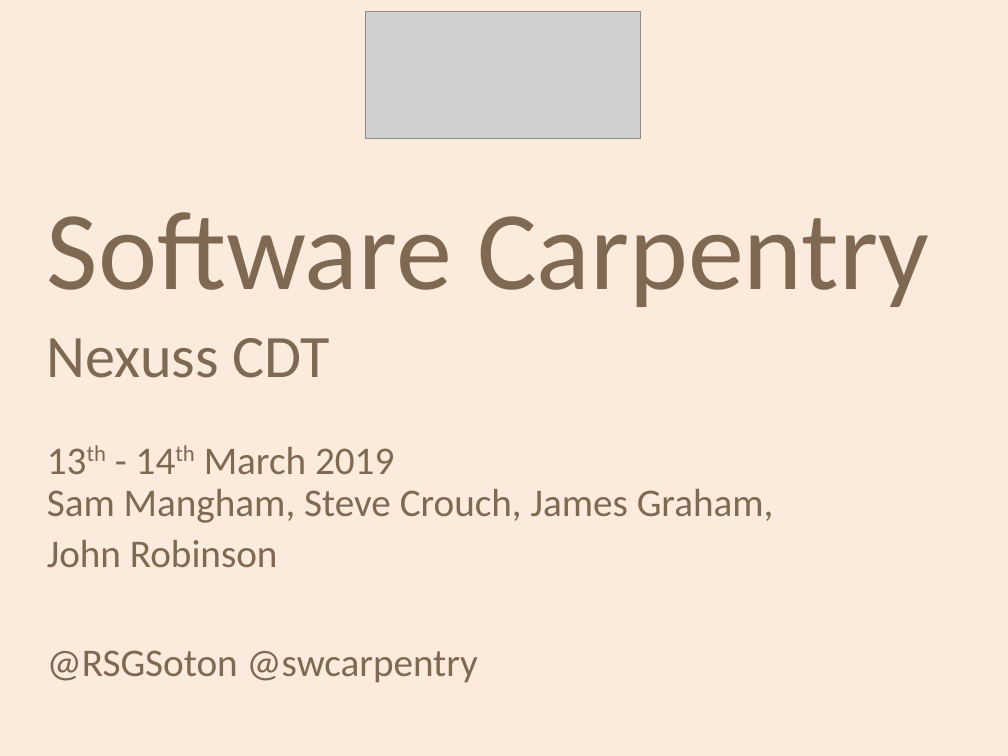
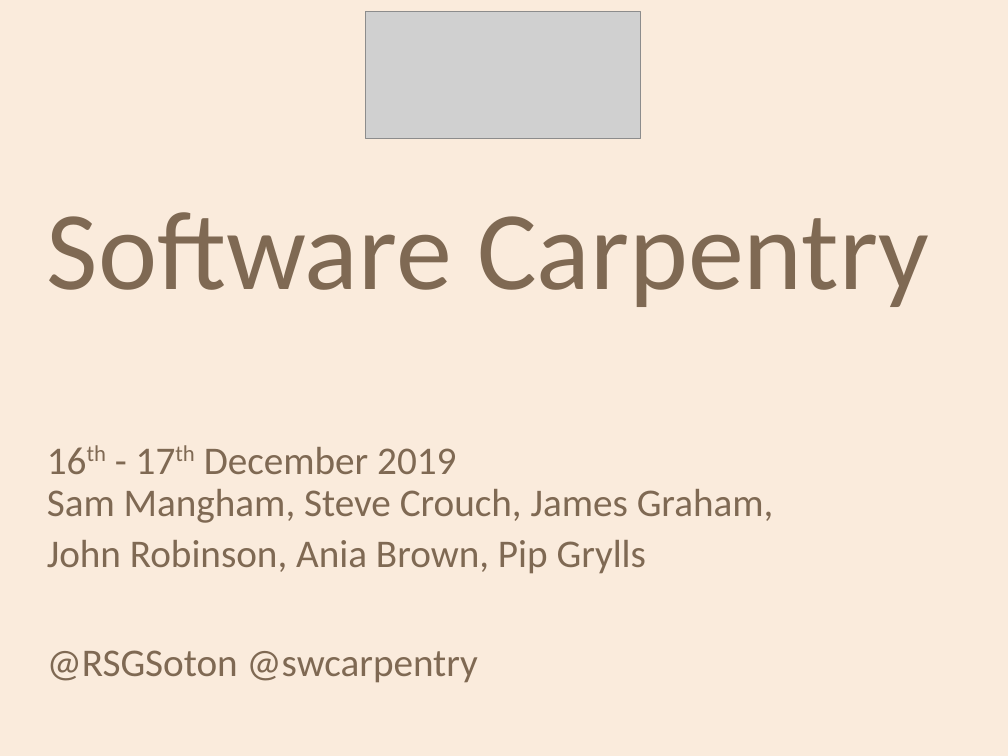
Before and after one commit to Southampton-RSG/2021-11-1-socobio-crs, a slide deck: slide 1 of welcome/swc-rsg-wrap-up.odp. Drawn at 1008x756 pixels with LibreOffice and Linux fonts; fonts in the diff are those of the drawing; grey boxes stand for pictures; background and template pictures are left out. Boxes give left, top, right and bottom in pixels: in the first picture for what was removed or moved away, otherwise in the second. Text is boxed around its words. In the diff, an @@ line names an element or a change of style, - is before the commit and + after.

```diff
--- a/welcome/swc-rsg-wrap-up.odp
+++ b/welcome/swc-rsg-wrap-up.odp
@@ text at bbox=[47, 447, 774, 574]: text changed @@
-Nexuss CDT
-13th - 14th March 2019
-Sam Mangham, Steve Crouch, James Graham,
-John Robinson
+16th - 17th December 2019
+Sam Mangham, Steve Crouch, James Graham,
+John Robinson, Ania Brown, Pip Grylls
```
Also in this commit, not shown: 1 other slide changed, 3 other files.
